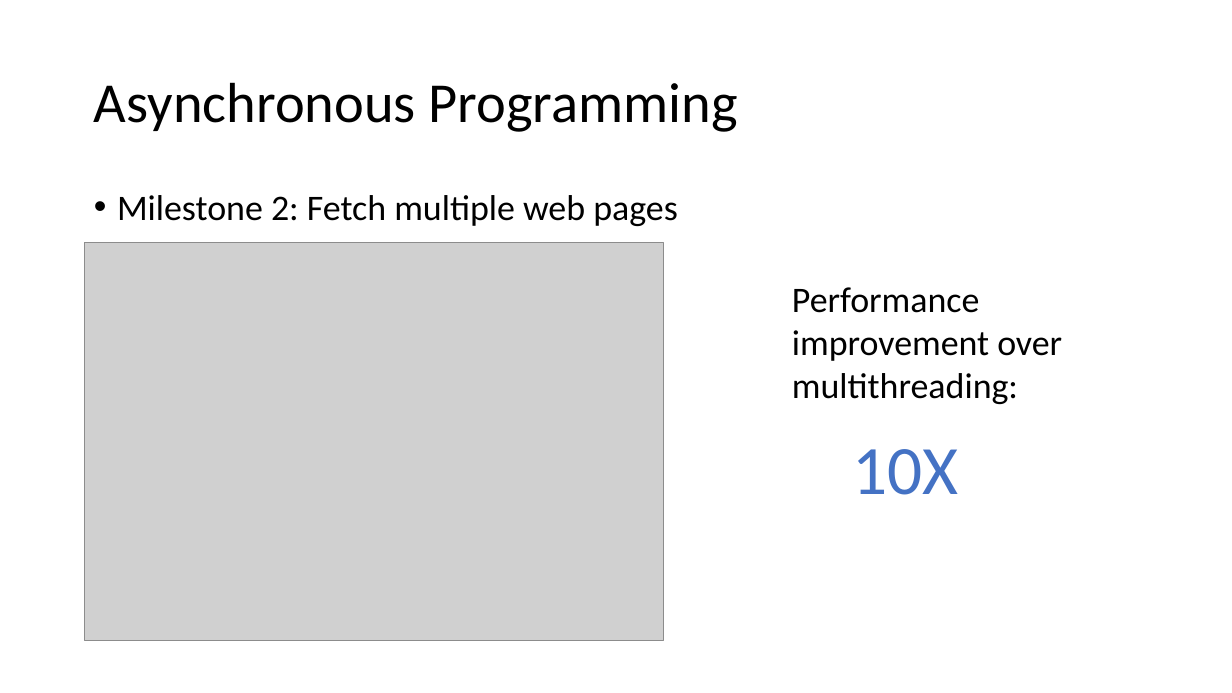
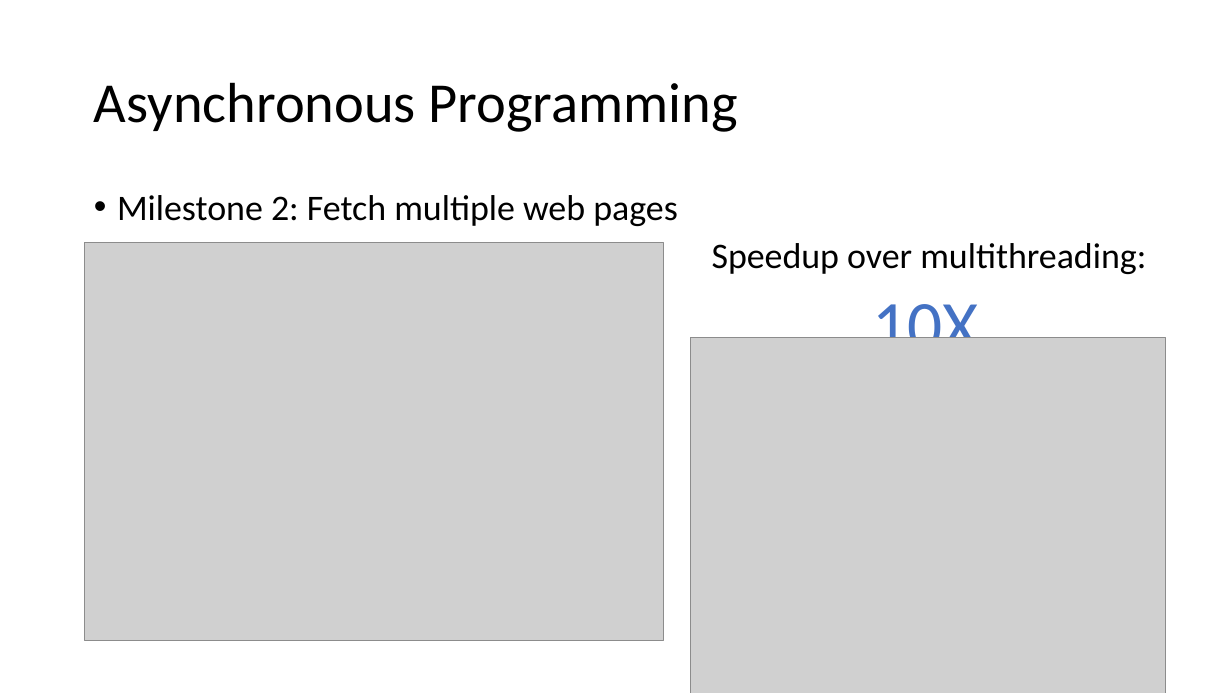
Before and after one commit to ZhenbangYou/Asynchronous-Programming-Tutorials, a slide deck: slide 19 of IO, Asynchrony, and Coroutines.pptx. Drawn at 1232x693 pixels with LibreOffice and Linux fonts; fonts in the diff are those of the drawing; grey boxes stand for pictures. Boxes give left, top, right and bottom in pixels: in the first picture for what was removed or moved away, otherwise in the second. Text is boxed around its words. In the diff, an @@ line names an element or a change of style, - is before the commit and + after.

```diff
--- a/IO, Asynchrony, and Coroutines.pptx
+++ b/IO, Asynchrony, and Coroutines.pptx
@@ text at (x1=712, y1=243, x2=1146, y2=274): text changed @@
-Performance improvement over multithreading:
+Speedup over multithreading:
@@ text "10X" moved from (x1=852, y1=449, x2=958, y2=495) to (x1=872, y1=292, x2=978, y2=338) @@
@@ picture added at (x1=690, y1=337, x2=1165, y2=693) @@
```
